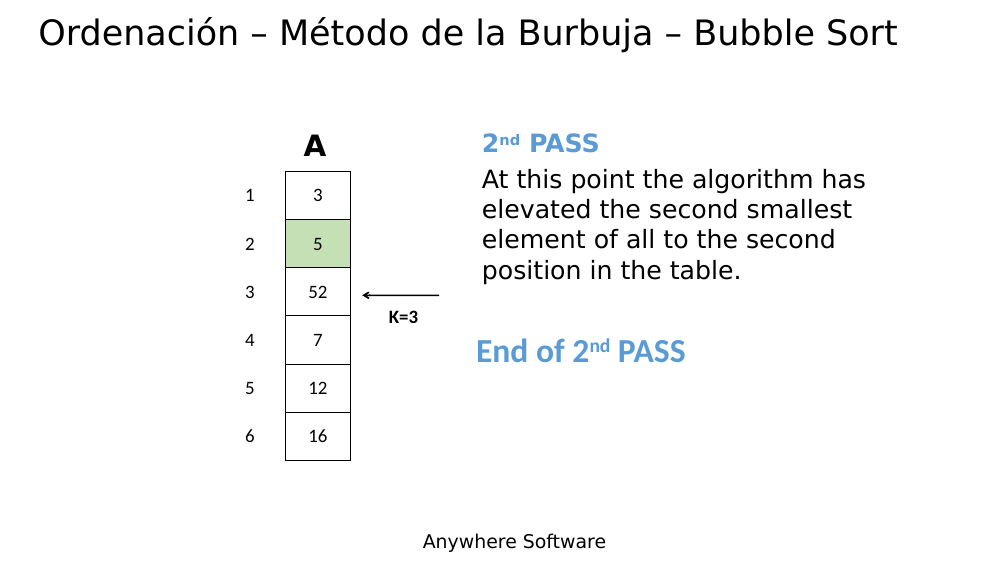
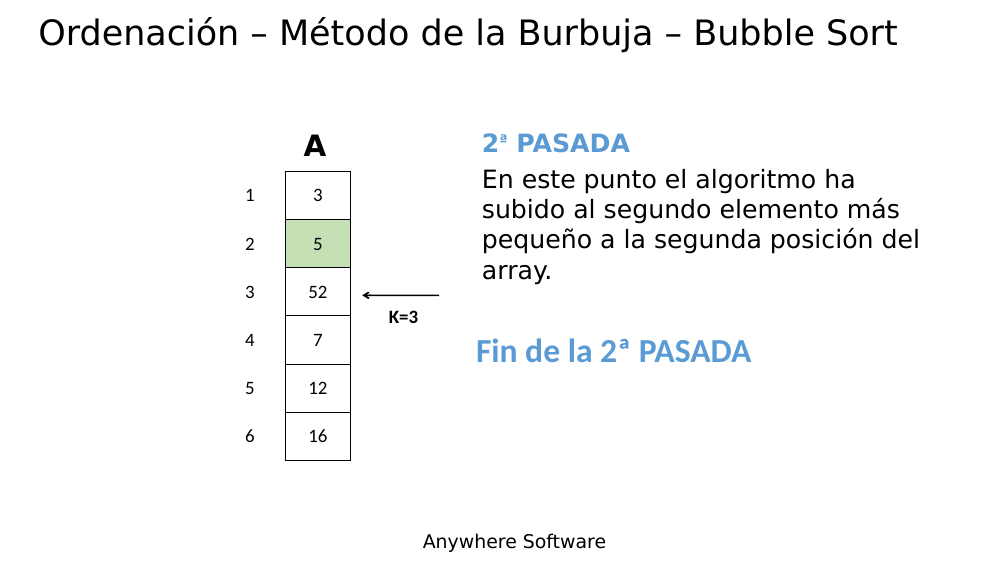
Before and after one commit to Lamashino/Teaching-B4J, a slide deck: slide 35 of Tema 14 - Matrices - Arrays/Tema 14 - Matrices - Arrays.pptx. Drawn at 1008x567 pixels with LibreOffice and Linux fonts; fonts in the diff are those of the drawing; background and template pictures are left out. Boxes give left, top, right and bottom in pixels: in the first picture for what was removed or moved away, otherwise in the second. Text is boxed around its words. In the diff, an @@ line names an element or a change of style, - is before the commit and + after.

```diff
--- a/Tema 14 - Matrices - Arrays/Tema 14 - Matrices - Arrays.pptx
+++ b/Tema 14 - Matrices - Arrays/Tema 14 - Matrices - Arrays.pptx
@@ text at bbox=[516, 133, 630, 153]: text changed @@
-2nd PASS
+2ª PASADA
@@ text at bbox=[482, 169, 920, 285]: text changed @@
-At this point the algorithm has elevated the second smallest element of all to the second position in the table.
+En este punto el algoritmo ha subido al segundo elemento más pequeño a la segunda posición del array.
@@ text at bbox=[476, 338, 752, 362]: text changed @@
-End of 2nd PASS
+Fin de la 2ª PASADA
```
Also in this commit, not shown: 22 other slides changed.
